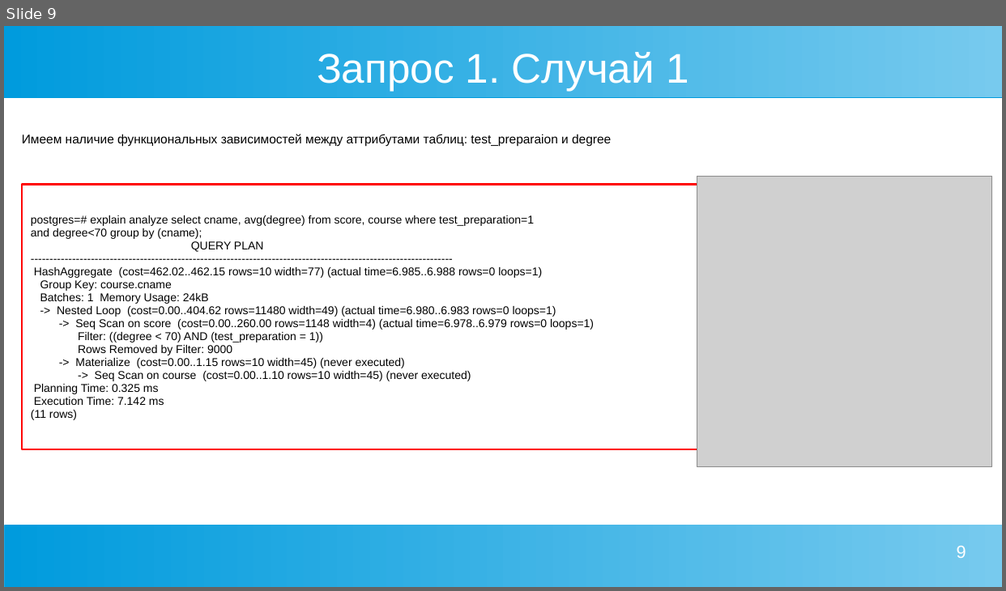
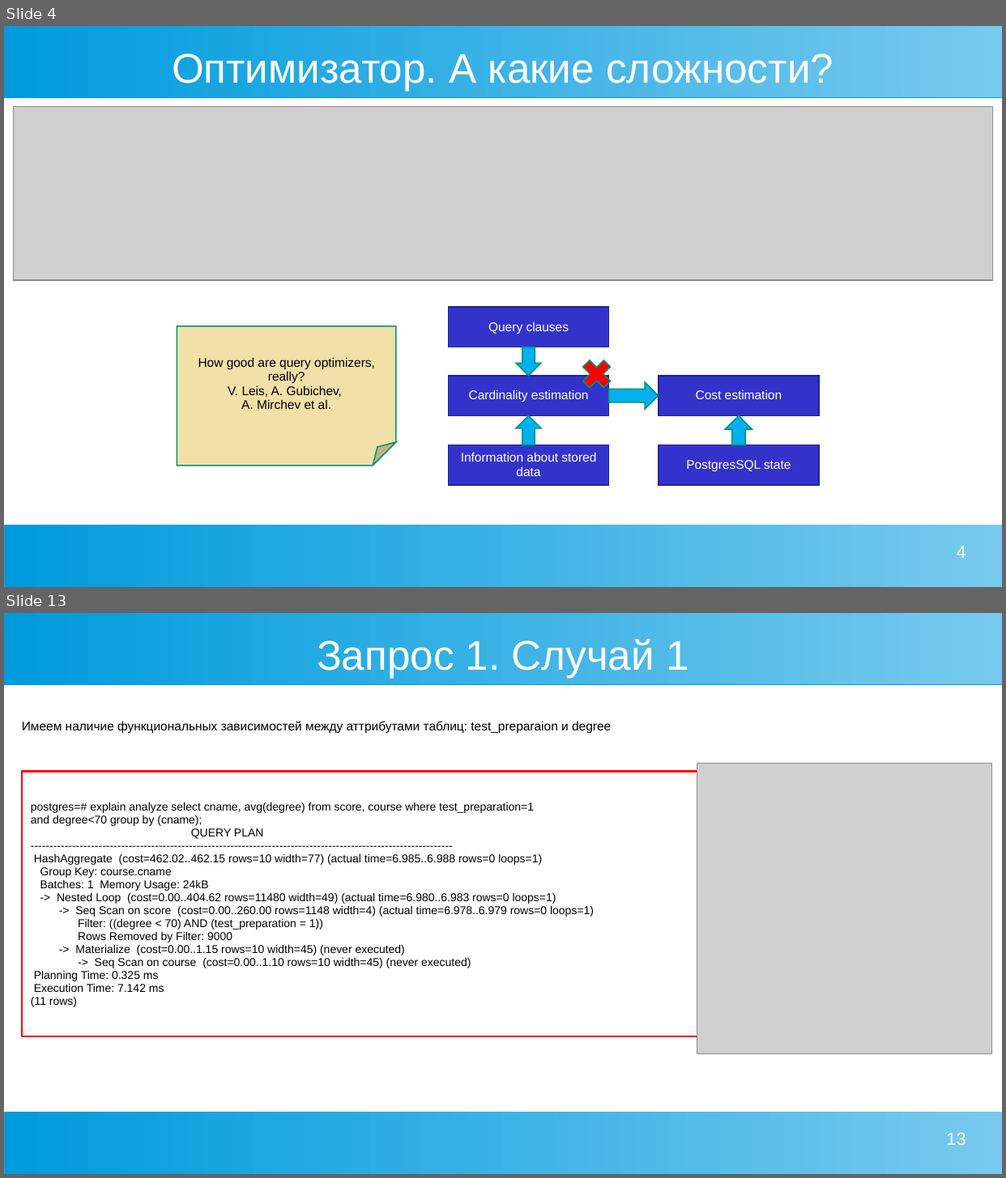
Before and after one commit to Alena0704/conf, a slide deck: aqo_presentation.ppt. Shown one above the other, each under a label of ours: slide 9 before the commit, slides 4 and 13 after it; the slides between them are not shown. The pictures are 1006x591 and 1006x1178 pixels, drawn with LibreOffice and Linux fonts; fonts in the diff are those of the drawing; grey boxes stand for pictures. Boxes give left, top, right and bottom in pixels: in the first picture for what was removed or moved away, otherwise in the second. Text is boxed around its words. In the diff, an @@ line names an element or a change of style, - is before the commit and + after.

```diff
--- a/aqo_presentation.ppt
+++ b/aqo_presentation.ppt
@@ slide 4 added at [4,26,1002,587], background #FFFFFF; not listed: 2 template elements that a slide beside it also shows @@
@@ title added at [172,54,833,91], 33 pt, text #FFFFFF @@
+Оптимизатор. А какие сложности?
@@ picture added at [13,106,993,280] @@
@@ rectangle added at [449,308,609,348], fill #3333CC, outline #232395 0.99 pt, 10 pt, text #FFFFFF @@
+Query clauses
@@ folded corner added at [177,327,396,466], fill #F2E0A9, outline #00956F 0.99 pt, 10 pt, text #000000 @@
+How good are query optimizers, really?
+V. Leis, A. Gubichev,
+A. Mirchev et al.
@@ down arrow added at [517,348,541,376], fill #00B0F0, outline #00956F 0.99 pt @@
@@ freeform shape added at [577,355,616,395], fill #FF0000, outline #00956F 0.99 pt @@
@@ rectangle added at [449,376,609,416], fill #3333CC, outline #232395 0.99 pt, 10 pt, text #FFFFFF @@
+Cardinality estimation
@@ down arrow added at [609,382,658,409], fill #00B0F0, outline #00956F 0.99 pt @@
@@ rectangle added at [658,376,819,416], fill #3333CC, outline #232395 0.99 pt, 10 pt, text #FFFFFF @@
+Cost estimation
@@ down arrow added at [517,416,542,446], fill #00B0F0, outline #00956F 0.99 pt @@
@@ down arrow added at [726,416,753,446], fill #00B0F0, outline #00956F 0.99 pt @@
@@ rectangle added at [449,446,609,485], fill #3333CC, outline #232395 0.99 pt, 10 pt, text #FFFFFF @@
+Information about stored data
@@ rectangle added at [658,446,819,485], fill #3333CC, outline #232395 0.99 pt, 10 pt, text #FFFFFF @@
+PostgresSQL state
@@ page number added at [957,546,966,558], 14 pt, text #FFFFFF @@
+4
@@ what was slide 9 is now slide 13 @@
@@ page number at [946,1133,965,1145]: text changed @@
-9
+13
```
Also in this commit, not shown: 12 slides changed, 6 other slides added, 7 slides removed.
